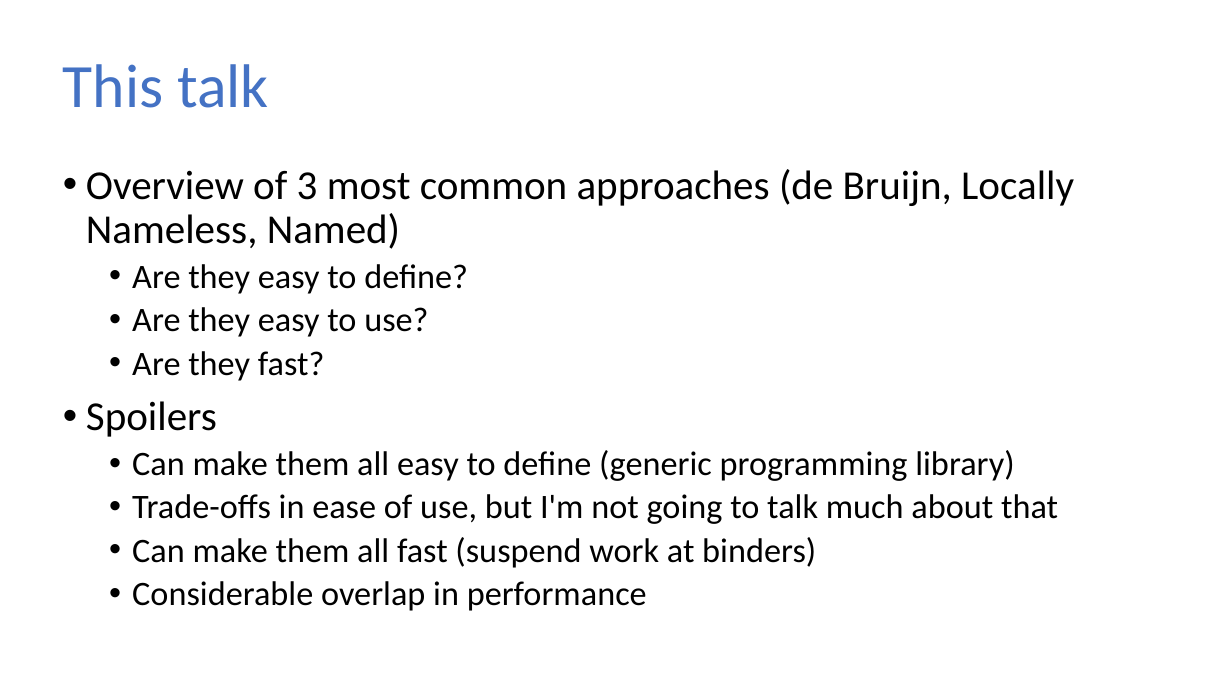
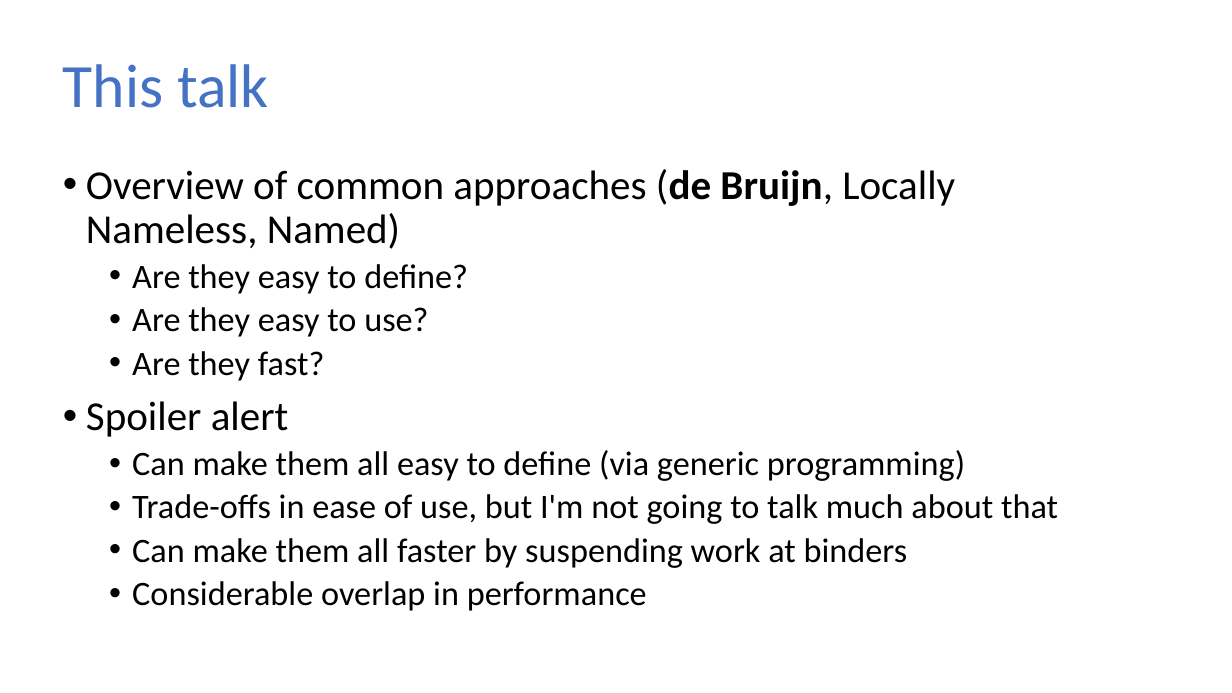
Before and after one commit to sweirich/lambda-n-ways, a slide deck: slide 7 of plclub-2021.pptx. Drawn at 1232x693 pixels with LibreOffice and Linux fonts; fonts in the diff are those of the drawing. Boxes give left, top, right and bottom in pixels: in the first picture for what was removed or moved away, otherwise in the second. Text is boxed around its words. In the diff, an @@ line names an element or a change of style, - is before the commit and + after.

```diff
--- a/plclub-2021.pptx
+++ b/plclub-2021.pptx
@@ text at bbox=[86, 169, 955, 249]: text changed @@
-• Overview of 3 most common approaches (de Bruijn, Locally Nameless, Named)
+• Overview of common approaches (de Bruijn, Locally Nameless, Named)
@@ text at bbox=[86, 401, 965, 481]: text changed @@
-• Spoilers
-  • Can make them all easy to define (generic programming library)
+• Spoiler alert
+  • Can make them all easy to define (via generic programming)
@@ text at bbox=[132, 538, 908, 568]: text changed @@
-  • Can make them all fast (suspend work at binders)
+  • Can make them all faster by suspending work at binders
```
Also in this commit, not shown: 16 other slides changed, 3 slides added, 13 slides removed, 34 other files.
